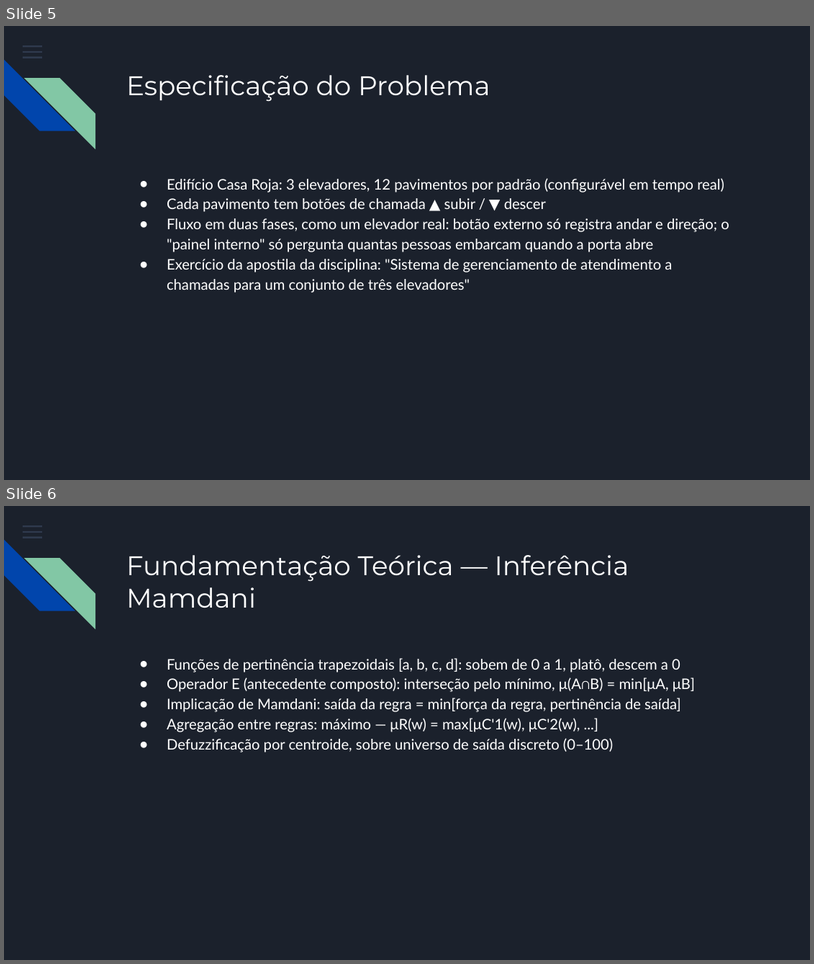
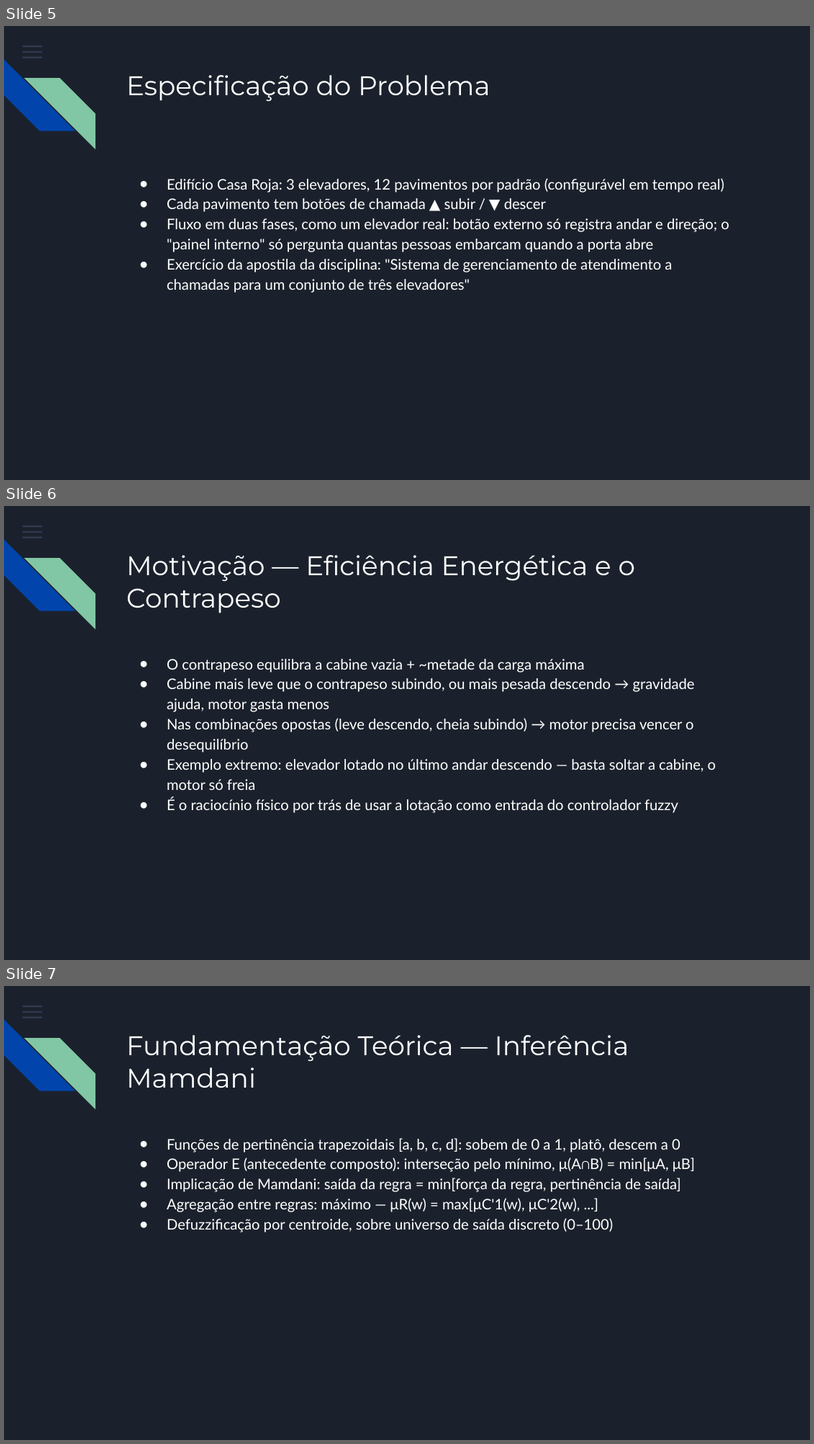
Before and after one commit to Henriqueanjos12/elevadores-fuzzy-web, a slide deck: Apresentacao_Elevadores_Fuzzy_Web.pptx. Shown one above the other, each under a label of ours: slides 5 and 6 before the commit, slides 5, 6 and 7 after it. The pictures are 814x964 and 814x1444 pixels, drawn with LibreOffice and Linux fonts; fonts in the diff are those of the drawing. Boxes give left, top, right and bottom in pixels: in the first picture for what was removed or moved away, otherwise in the second. Text is boxed around its words. In the diff, an @@ line names an element or a change of style, - is before the commit and + after.

```diff
--- a/Apresentacao_Elevadores_Fuzzy_Web.pptx
+++ b/Apresentacao_Elevadores_Fuzzy_Web.pptx
@@ slide 6 added at [4, 506, 810, 960], background #1B212C; not listed: 5 template elements that a slide beside it also shows @@
@@ title added at [126, 555, 635, 613], 24 pt, text #FFFFFF @@
+Motivação — Eficiência Energética e o Contrapeso
@@ text added at [167, 659, 716, 813], 13 pt, text #FFFFFF @@
+● O contrapeso equilibra a cabine vazia + ~metade da carga máxima
+● Cabine mais leve que o contrapeso subindo, ou mais pesada descendo → gravidade ajuda, motor gasta menos
+● Nas combinações opostas (leve descendo, cheia subindo) → motor precisa vencer o desequilíbrio
+● Exemplo extremo: elevador lotado no último andar descendo — basta soltar a cabine, o motor só freia
+● É o raciocínio físico por trás de usar a lotação como entrada do controlador fuzzy
@@ what was slide 6 is now slide 7 @@
```
Also in this commit, not shown: 4 slides changed.
